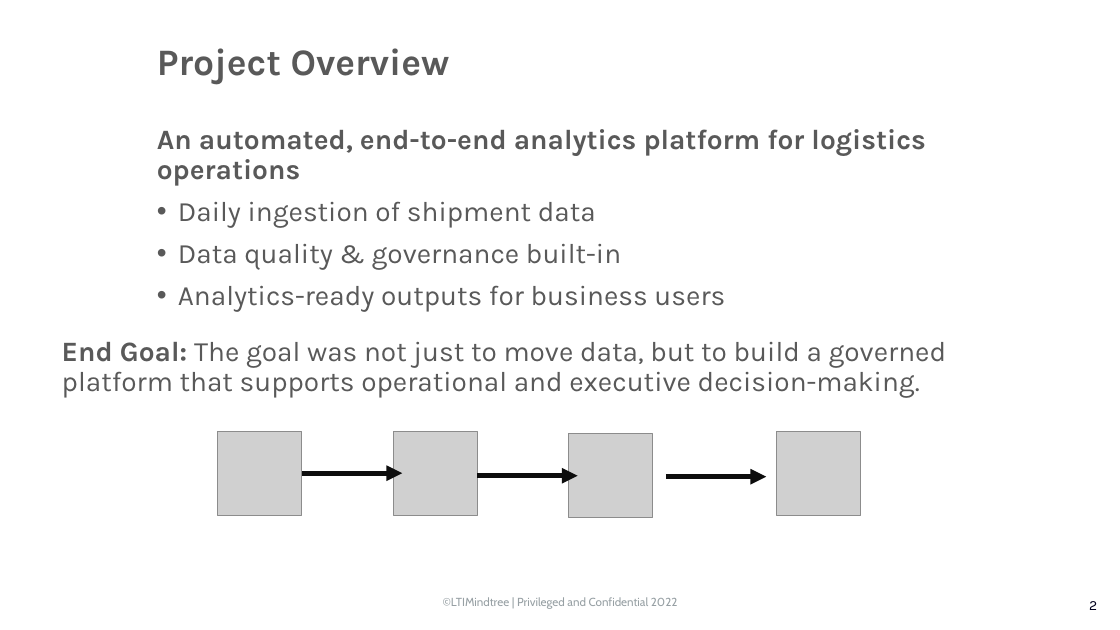
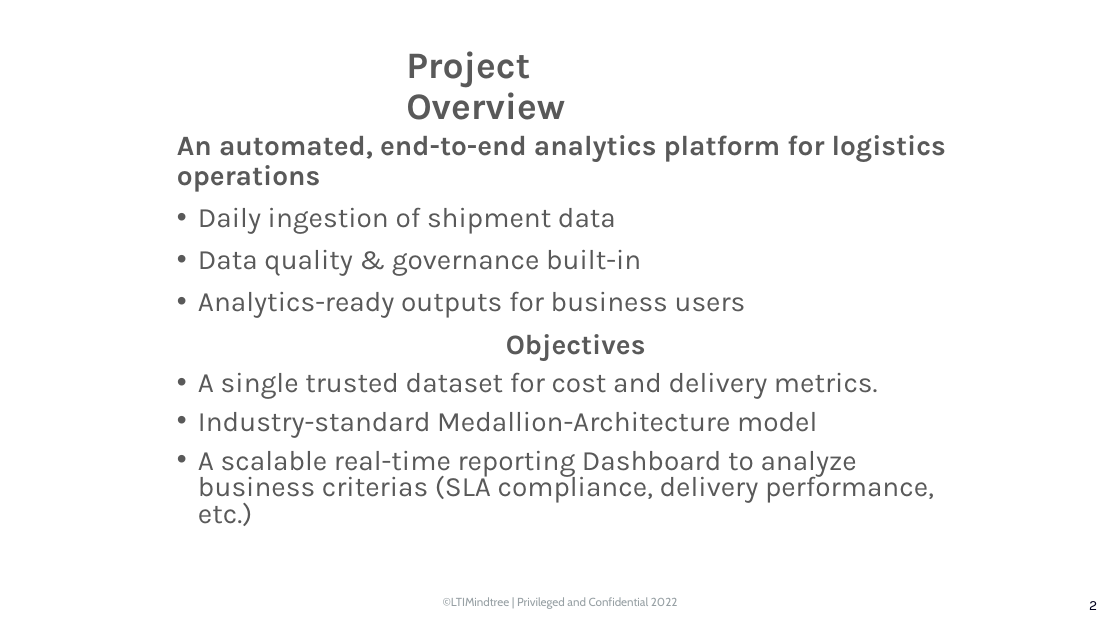
Before and after one commit to Drupad-DeV/Logistics-CAP, a slide deck: slide 2 of Logistics Cost & Delivery Analytics (ADLS +.pptx. Drawn at 1120x630 pixels with LibreOffice and Linux fonts; fonts in the diff are those of the drawing; grey boxes stand for pictures; background and template pictures are left out. Boxes give left, top, right and bottom in pixels: in the first picture for what was removed or moved away, otherwise in the second. Text is boxed around its words. In the diff, an @@ line names an element or a change of style, - is before the commit and + after.

Commit message:
New Complete

```diff
--- a/Logistics Cost & Delivery Analytics (ADLS +.pptx
+++ b/Logistics Cost & Delivery Analytics (ADLS +.pptx
@@ text "Project Overview" rewrapped from [157,48,450,85] to [406,51,565,120] @@
@@ text "An automated, end-to-end analytics platform ...": place and size @@
-text "An automated, end-to-end analytics platform ..." at [157,129,925,311]
+text "An automated, end-to-end analytics platform ..." at [177,135,946,318]
@@ text removed at [62,342,946,398] @@
-End Goal: The goal was not just to move data, but to build a governed platform that supports operational and executive decision-making.
@@ text added at [198,334,934,526], 24 pt, text #595959 @@
+Objectives
+• A single trusted dataset for cost and delivery metrics.
+• Industry-standard Medallion-Architecture model
+• A scalable real-time reporting Dashboard to analyze business criterias (SLA compliance, delivery performance, etc.)
@@ picture removed at [218,431,302,515] @@
@@ picture removed at [393,431,477,515] @@
@@ picture removed at [569,434,653,518] @@
@@ picture removed at [776,431,860,515] @@
@@ arrow removed from (302, 473) to (402, 473) @@
@@ arrow removed from (477, 476) to (578, 476) @@
@@ arrow removed from (666, 476) to (766, 476) @@
```
Also in this commit, not shown: 6 other slides changed, 4 slides added, 12 slides removed.
